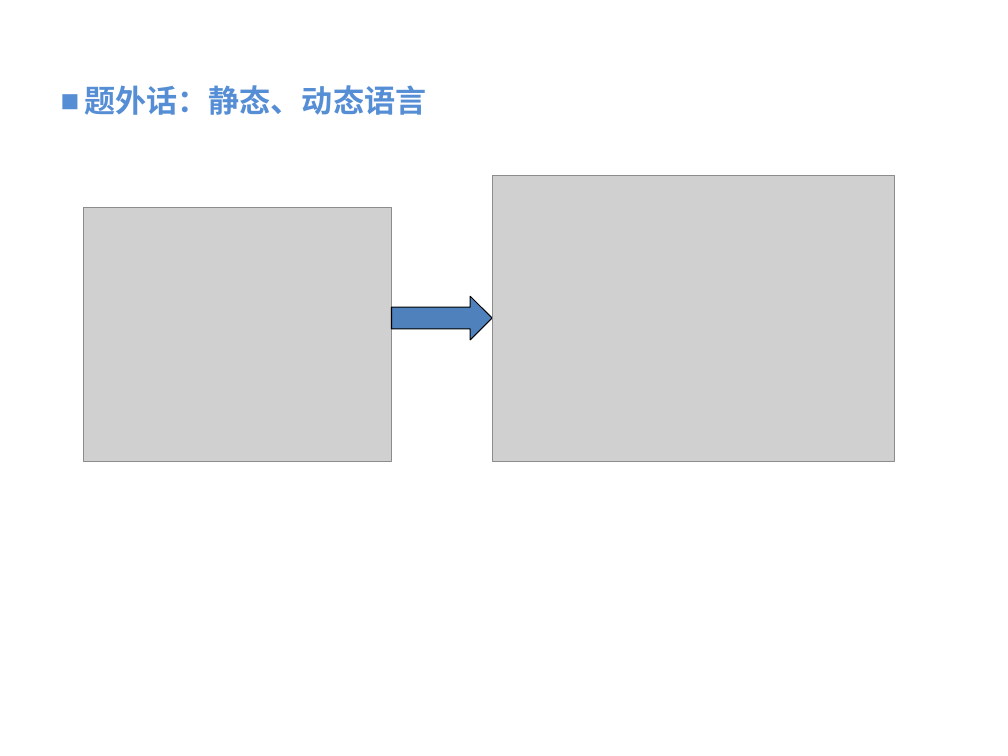
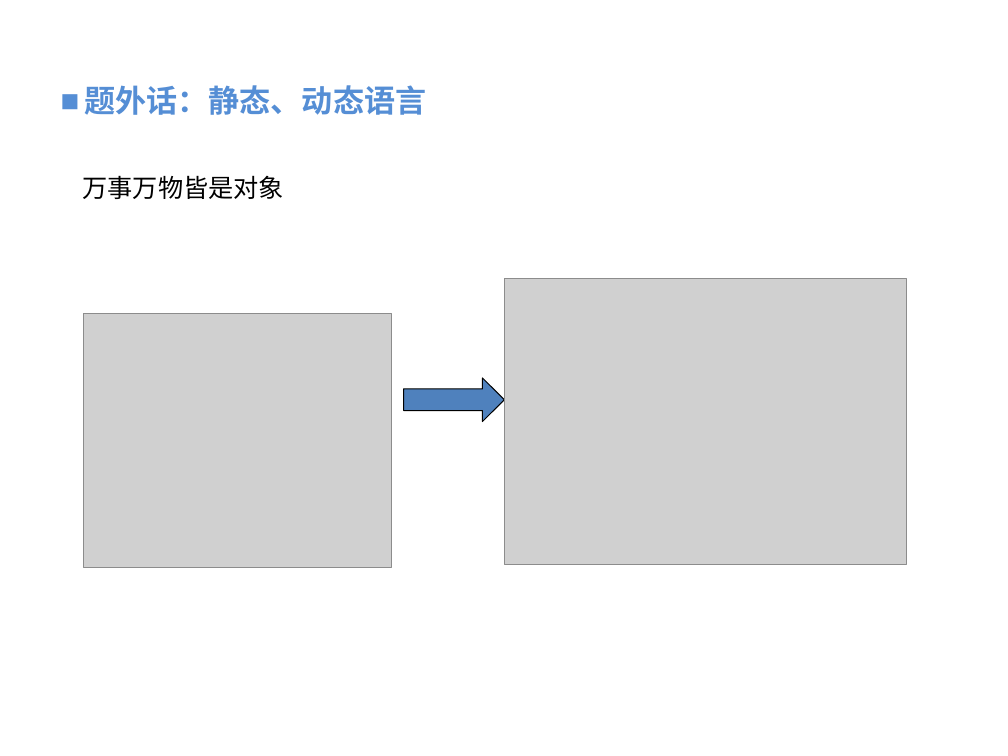
Before and after one commit to vaik/Documents, a slide deck: slide 5 of 我的分享/反射、委托、泛型的理解与应用分享.ppt. Drawn at 1008x756 pixels with LibreOffice and Linux fonts; fonts in the diff are those of the drawing; grey boxes stand for pictures; background and template pictures are left out. Boxes give left, top, right and bottom in pixels: in the first picture for what was removed or moved away, otherwise in the second. Text is boxed around its words. In the diff, an @@ line names an element or a change of style, - is before the commit and + after.

```diff
--- a/我的分享/反射、委托、泛型的理解与应用分享.ppt
+++ b/我的分享/反射、委托、泛型的理解与应用分享.ppt
@@ text added at bbox=[83, 175, 285, 199], 18 pt, text #000000 @@
+万事万物皆是对象
@@ picture: place and size @@
-picture at bbox=[492, 175, 894, 462]
+picture at bbox=[504, 278, 906, 564]
@@ picture: place and size @@
-picture at bbox=[84, 208, 392, 462]
+picture at bbox=[84, 313, 392, 568]
@@ right arrow: place and size @@
-right arrow at bbox=[391, 296, 492, 340]
+right arrow at bbox=[404, 378, 505, 421]
```
Also in this commit, not shown: 3 other slides changed, 1 slide added.
